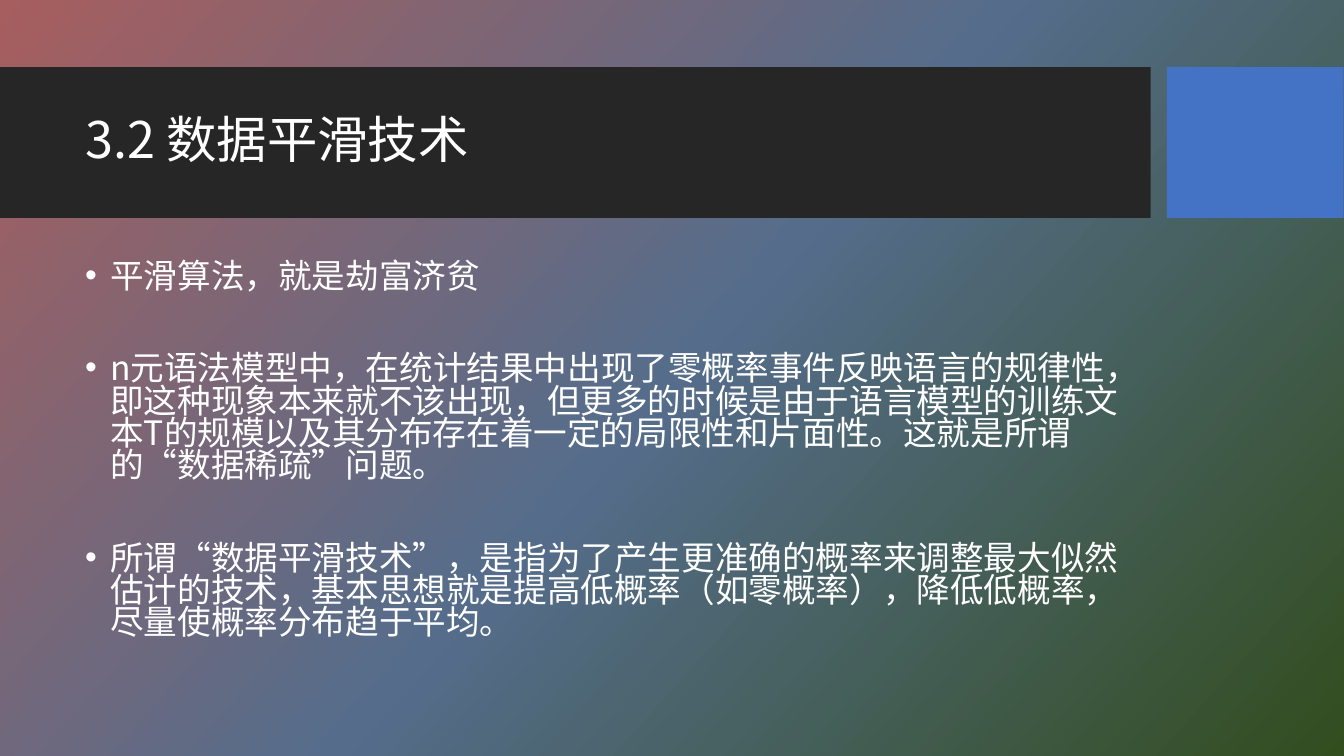
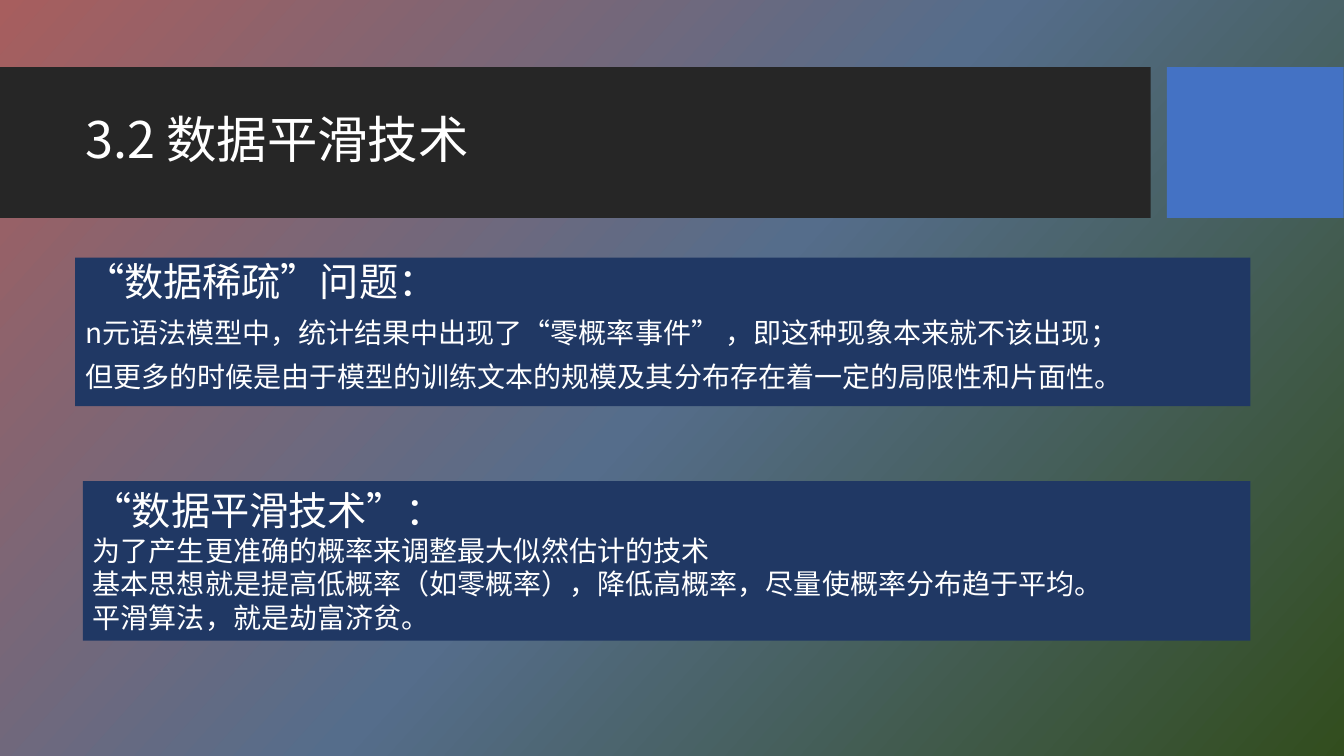
Before and after one commit to HBU/NLP_PPT, a slide deck: slide 9 of PPT-2020/ch03 n元语法模型.pptx (slide 6 before the commit). Drawn at 1344x756 pixels with LibreOffice and Linux fonts; fonts in the diff are those of the drawing; background and template pictures are left out. Boxes give left, top, right and bottom in pixels: in the first picture for what was removed or moved away, otherwise in the second. Text is boxed around its words. In the diff, an @@ line names an element or a change of style, - is before the commit and + after.

```diff
--- a/PPT-2020/ch03 n元语法模型.pptx
+++ b/PPT-2020/ch03 n元语法模型.pptx
@@ text "“数据稀疏”问题：": place and size @@
-text "“数据稀疏”问题：" at bbox=[110, 259, 1139, 637]
+text "“数据稀疏”问题：" at bbox=[75, 258, 1250, 406]
@@ text "“数据稀疏”问题：" at bbox=[75, 258, 1250, 406]: fill none to #203864 @@
@@ text at bbox=[85, 256, 1123, 390]: text changed; size 24 to 20 pt @@
-• 平滑算法，就是劫富济贫
-• n元语法模型中，在统计结果中出现了零概率事件反映语言的规律性，即这种现象本来就不该出现，但更多的时候是由于语言模型的训练文本T的规模以及其分布存在着一定的局限性和片面性。这就是所谓的“数据稀疏”问题。
-• 所谓“数据平滑技术”，是指为了产生更准确的概率来调整最大似然估计的技术，基本思想就是提高低概率（如零概率），降低低概率，尽量使概率分布趋于平均。
+“数据稀疏”问题：
+n元语法模型中，统计结果中出现了“零概率事件” ，即这种现象本来就不该出现；
+但更多的时候是由于模型的训练文本的规模及其分布存在着一定的局限性和片面性。
@@ rectangle added at bbox=[83, 481, 1250, 640], fill #203864, 20 pt, text #FFFFFF @@
+“数据平滑技术”：
+为了产生更准确的概率来调整最大似然估计的技术
+基本思想就是提高低概率（如零概率），降低高概率，尽量使概率分布趋于平均。
+平滑算法，就是劫富济贫。
```
Also in this commit, not shown: 4 other slides changed, 22 slides added, 3 slides removed.
